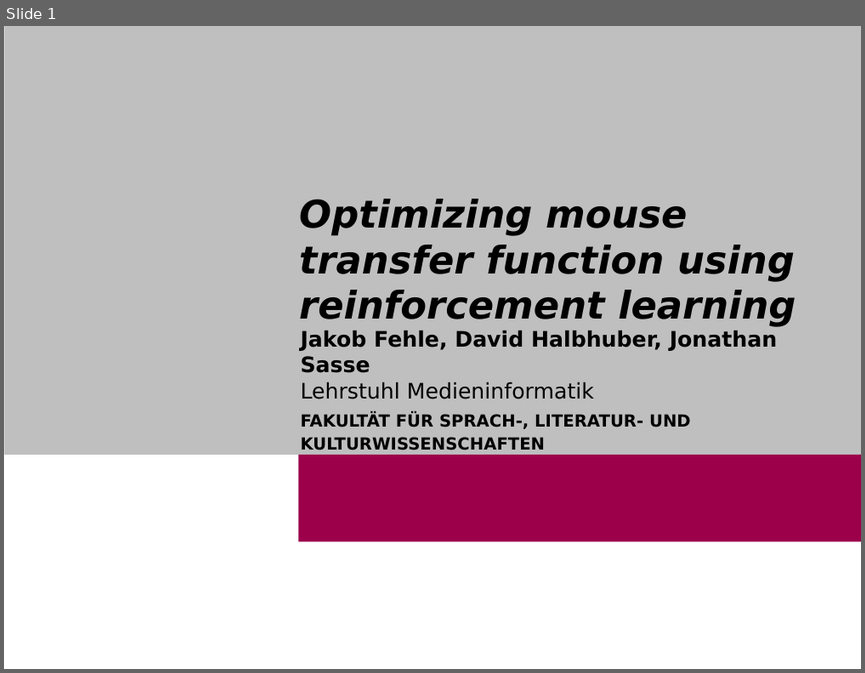
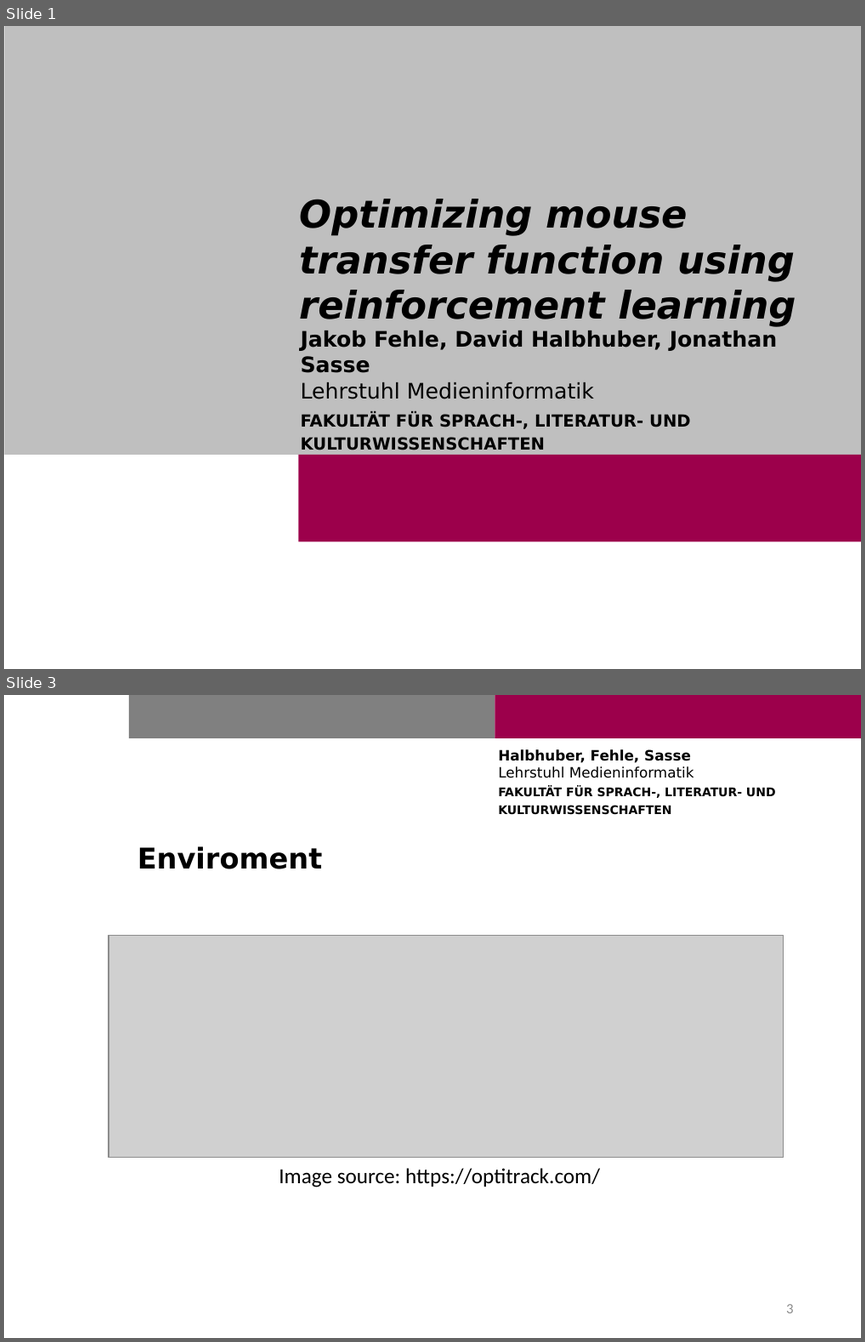
Before and after one commit to Cele3x/practical-seminar, a slide deck: 01-topic-selection/topics/mouse-transfer-function/TransferfunctionRL.pptx. Shown one above the other, each under a label of ours: slide 1 before the commit, slides 1 and 3 after it; the slides between them are not shown. The pictures are 865x673 and 865x1342 pixels, drawn with LibreOffice and Linux fonts; fonts in the diff are those of the drawing; grey boxes stand for pictures; background and template pictures are left out. Boxes give left, top, right and bottom in pixels: in the first picture for what was removed or moved away, otherwise in the second. Text is boxed around its words. In the diff, an @@ line names an element or a change of style, - is before the commit and + after.

```diff
--- a/01-topic-selection/topics/mouse-transfer-function/TransferfunctionRL.pptx
+++ b/01-topic-selection/topics/mouse-transfer-function/TransferfunctionRL.pptx
@@ slide 3 added at bbox=[4, 695, 861, 1338], background #FFFFFF; not listed: 2 template elements that a slide beside it also shows @@
@@ text added at bbox=[498, 749, 776, 814], 10 pt, text #000000, bold @@
+Halbhuber, Fehle, Sasse
+Lehrstuhl Medieninformatik
+FAKULTÄT FÜR SPRACH-, LITERATUR- UND
+KULTURWISSENSCHAFTEN
@@ title added at bbox=[137, 846, 323, 869], 24 pt, text #000000, bold @@
+Enviroment
@@ picture added at bbox=[109, 936, 783, 1157] @@
@@ text added at bbox=[279, 1168, 600, 1187], 18 pt, text #000000 @@
+Image source: https://optitrack.com/
@@ page number added at bbox=[786, 1304, 793, 1313], 12 pt, text #8C8C8C @@
+3
```
Also in this commit, not shown: 3 other slides added, 3 slides removed, 1 other file.
